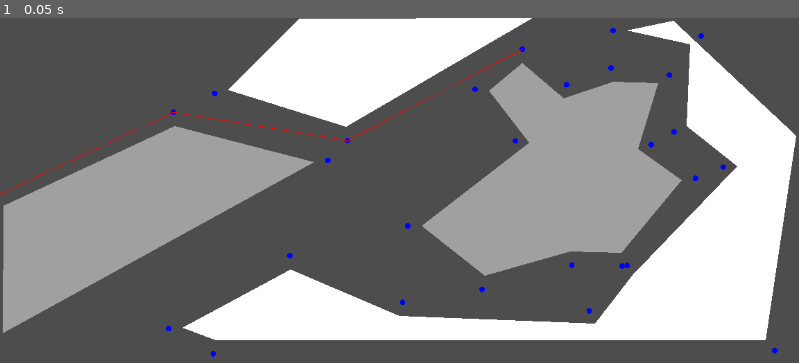
Above: before the commit, frame 1.
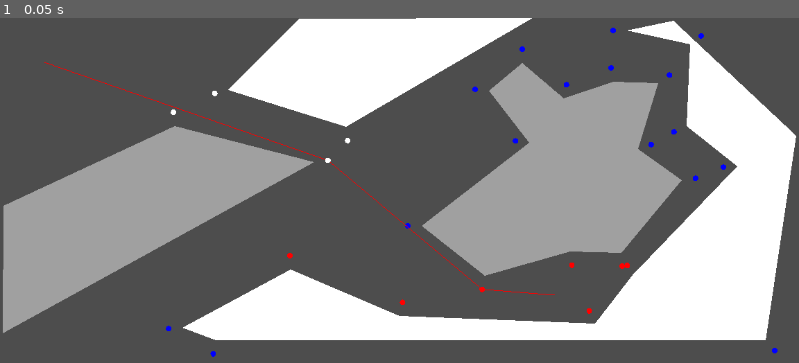
Above: after the commit, the same moment.

Repository: marwansabih/navigation
Game: Godot game, scene res://nav_test.tscn
Same seed, same stepped clock (60 frames per second), same inputs: the game is played once before the commit and once after it. The project has no main scene, so this scene is started directly.
Inputs:
- Up to frame 1 (0.05 s): no input

The runs differ from the first frame. In frame 1, 0.6% of the frame differs, in the area x 0-79%, y 8-86%.

Commit message:
slow put working... need to add save need to clean code

Diff:
--- a/dijstra.gd
+++ b/dijstra.gd
@@ -71,7 +71,6 @@
 	var shortest_path = [goal["point"]]
 	var previous_node = goal
 
-
 	while true:
 		var id = previous_node["visited_from"]
 		if not id:
@@ -82,4 +81,7 @@
 	shortest_path.append(start["point"])
 	shortest_path.reverse()
 
-	return shortest_path
+	return {
+		"path": shortest_path,
+		"distance": goal["dist"]
+	}
--- a/navigation_isometrie.gd
+++ b/navigation_isometrie.gd
@@ -2,8 +2,8 @@
 
 var point
 
-var dim_x = 50
-var dim_y = 50
+var dim_x = 120
+var dim_y = 120
 
 var base_mesh = []
 var occupancy_mesh = []
@@ -184,13 +184,75 @@
 
 var shortest_path
 var graph
+
+
+var position_to_units = {}
+var position_to_visible_edges = {}
+
+func add_visible_edges(point):
+	var visible_edges = []
+	position_to_visible_edges[point] = []
+
+	for i in len(edges):
+		if not intersect_with_occupied_polygons(point, edges[i]):
+			position_to_visible_edges[point].append(i)
+
+func generate_position_to_visible_edges():
+	for i in range(dim_x):
+		for j in range(dim_y):
+			var pos = Vector2(i*8, j*8)
+			add_visible_edges(pos)
+
+
+func shortest_path_between_positions(
+	p1: Vector2,
+	p2: Vector2
+):
+	if not intersect_with_occupied_polygons(p1, p2):
+		return [p1,p2]
+
+	var neigh_1 = position_to_visible_edges[p1]
+	var neigh_2 = position_to_visible_edges[p2]
+	var min_dist = INF
+	var edge_1
+	var edge_2
+	for i in neigh_1:
+		var dist_1 = GeometryUtils.isometric_distance(p1, edges[i])
+		for j in neigh_2:
+			var dist_2 = GeometryUtils.isometric_distance(p2, edges[j])
+			var dist = dist_1 + edges_to_dist[i][j] + dist_2
+			if dist < min_dist:
+				edge_1 = i
+				edge_2 = j
+				min_dist = dist
+
+	var path = edges_to_path[edge_1][edge_2]
+	var s_path = [p1]
+	s_path.append_array(path)
+	s_path.append(p2)
+	return s_path
+
+
+
+
+var edges_to_dist = {}
+var edges_to_path = {}
+
+func generate_dists(graph):
+	var size = len(edges)
+	for i in range(size):
+		edges_to_dist[i] = {}
+		edges_to_path[i] = {}
+		for j in range(size):
+			var node = Dijstra.find_shortest_path(graph, graph[i], graph[j])
+			edges_to_dist[i][j] = node["distance"]
+			edges_to_path[i][j] = node["path"]
+
 # Called when the node enters the scene tree for the first time.
 func _ready():
 	for polygon in $Poly.get_children():
 		occupied_polygons.append(polygon.polygon)
 	edges = generate_edges()
-	print(len(edges))
-	#mark_corners()
 
 	var connections = []
 
@@ -201,12 +263,17 @@
 				line.append(false)
 			else:
 				line.append(true)
-
 		connections.append(line)
-	#print(connections)
+
 	graph = Dijstra.generate_graph(edges, connections)
-	shortest_path = Dijstra.find_shortest_path(graph, graph[0], graph[14])
-	#print(GeometryUtils.isometric_distance(Vector2(0,0), Vector2(2,1)))
+	generate_dists(graph)
+	generate_position_to_visible_edges()
+	shortest_path = shortest_path_between_positions(
+		Vector2(64, 64),
+		Vector2(800, 400)
+	)
+	#shortest_path = Dijstra.find_shortest_path(graph, graph[0], graph[7])
+
 
 
 func _draw():
@@ -216,7 +283,21 @@
 		var start = shortest_path[i]
 		var end = shortest_path[i+1]
 		draw_line(start, end, Color.RED)
+
+	var v_e_1 = position_to_visible_edges[Vector2(64, 64)]
+	var v_e_2 = position_to_visible_edges[Vector2(800, 400)]
+
+	for e in v_e_1:
+		draw_circle(edges[e], 4, Color.WHITE)
+
+	for e in v_e_2:
+		draw_circle(edges[e], 4, Color.RED)
+
 	"""
+
+	Vector2(64, 64),
+	Vector2(256, 320)
+
 	for i in dim_x:
 		for j in dim_y:
 			var point = base_mesh[i][j]
